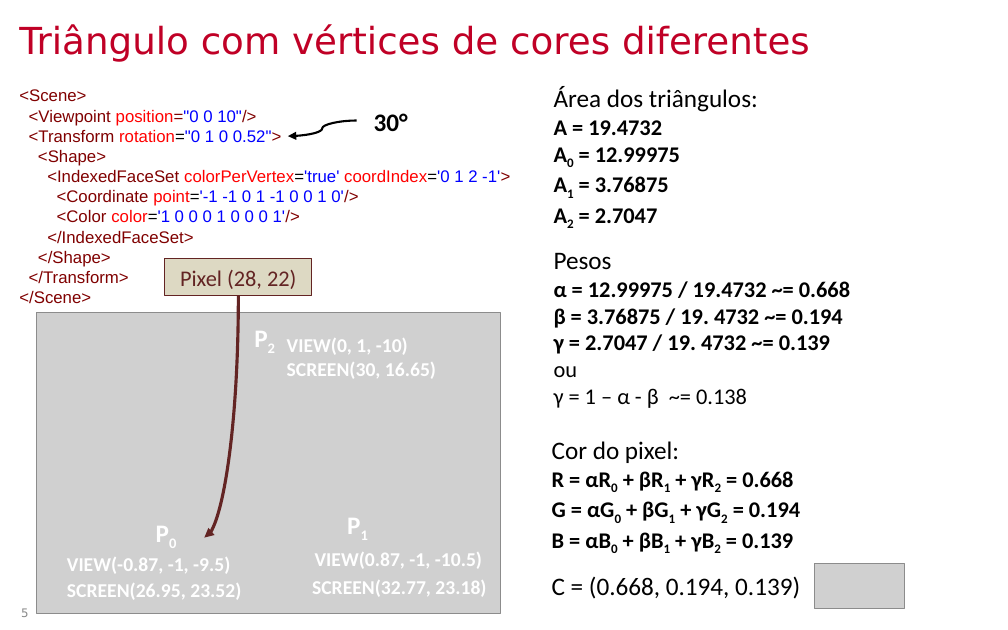
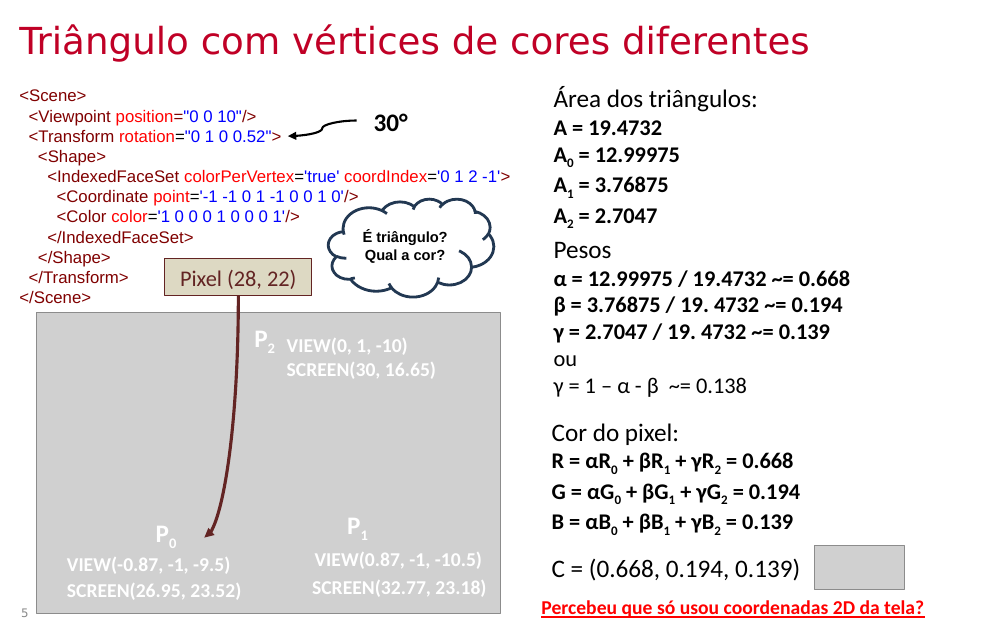
Before and after one commit to lpsoares/ComputacaoGrafica, a slide deck: slide 5 of content/aulas/12-revisao3_interpolacao_mipmap_visibilidade/aula12_revisao3_interpolacao_mipmap_visibilidade.pptx. Drawn at 1008x630 pixels with LibreOffice and Linux fonts; fonts in the diff are those of the drawing; grey boxes stand for pictures; background and template pictures are left out. Boxes give left, top, right and bottom in pixels: in the first picture for what was removed or moved away, otherwise in the second. Text is boxed around its words. In the diff, an @@ line names an element or a change of style, - is before the commit and + after.

```diff
--- a/content/aulas/12-revisao3_interpolacao_mipmap_visibilidade/aula12_revisao3_interpolacao_mipmap_visibilidade.pptx
+++ b/content/aulas/12-revisao3_interpolacao_mipmap_visibilidade/aula12_revisao3_interpolacao_mipmap_visibilidade.pptx
@@ cloud added at [329,199,494,296], outline #233953 2 pt, 10.5 pt, text #000000, bold @@
+É triângulo?
+Qual a cor?
@@ text "Pesos": place and size @@
-text "Pesos" at [554,252,850,408]
+text "Pesos" at [554,241,850,397]
@@ 2 texts, 1 picture: place and size @@
-2 texts, 1 picture at [552,441,904,608]
+2 texts, 1 picture at [552,423,904,590]
@@ text added at [541,600,924,618], 14 pt, text #FF0000, bold, underline @@
+Percebeu que só usou coordenadas 2D da tela?
```
Also in this commit, not shown: 13 other slides changed, 2 other files.
